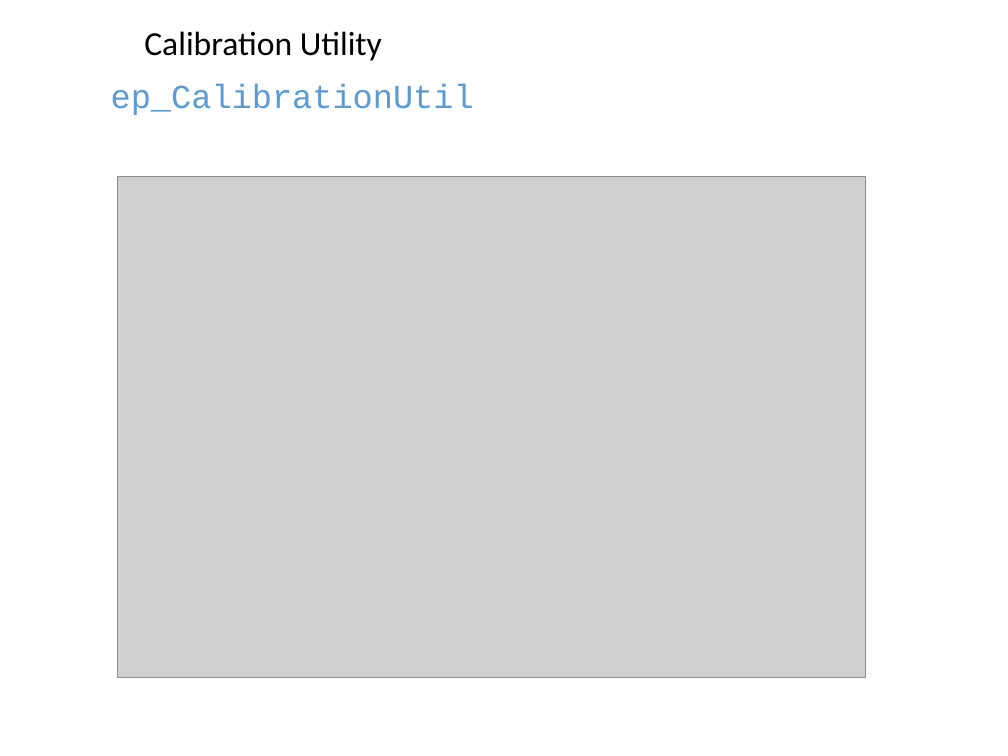
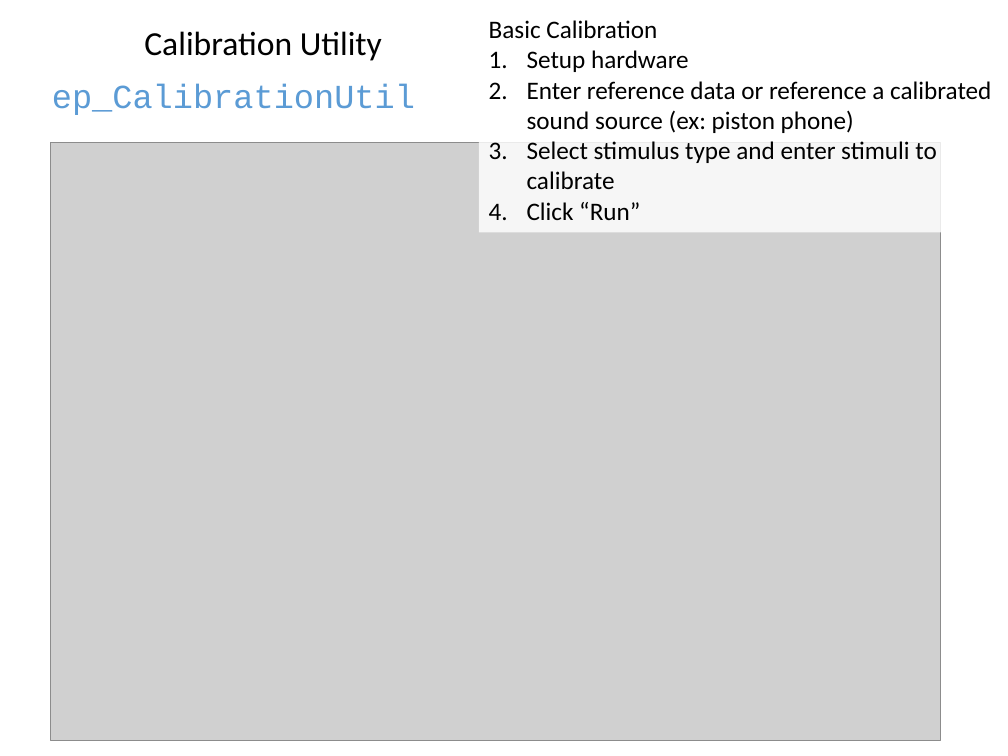
Before and after one commit to dstolz/epsych, a slide deck: slide 33 of trunk/Intro_to_ElectroPsych_Toolbox.pptx. Drawn at 1008x756 pixels with LibreOffice and Linux fonts; fonts in the diff are those of the drawing; grey boxes stand for pictures. Boxes give left, top, right and bottom in pixels: in the first picture for what was removed or moved away, otherwise in the second. Text is boxed around its words. In the diff, an @@ line names an element or a change of style, - is before the commit and + after.

```diff
--- a/trunk/Intro_to_ElectroPsych_Toolbox.pptx
+++ b/trunk/Intro_to_ElectroPsych_Toolbox.pptx
@@ rectangle added at (479, 8, 1008, 232), fill #FFFFFF at 82% opacity, 18 pt, text #000000 @@
+Basic Calibration
+1. Setup hardware
+2. Enter reference data or reference a calibrated sound source (ex: piston phone)
+3. Select stimulus type and enter stimuli to calibrate
+4. Click “Run”
@@ text "ep_CalibrationUtil": place and size @@
-text "ep_CalibrationUtil" at (111, 84, 474, 115)
+text "ep_CalibrationUtil" at (52, 84, 415, 115)
@@ picture: place and size @@
-picture at (118, 176, 866, 678)
+picture at (50, 143, 940, 741)
```
Also in this commit, not shown: 13 other slides changed, 1 other file.
